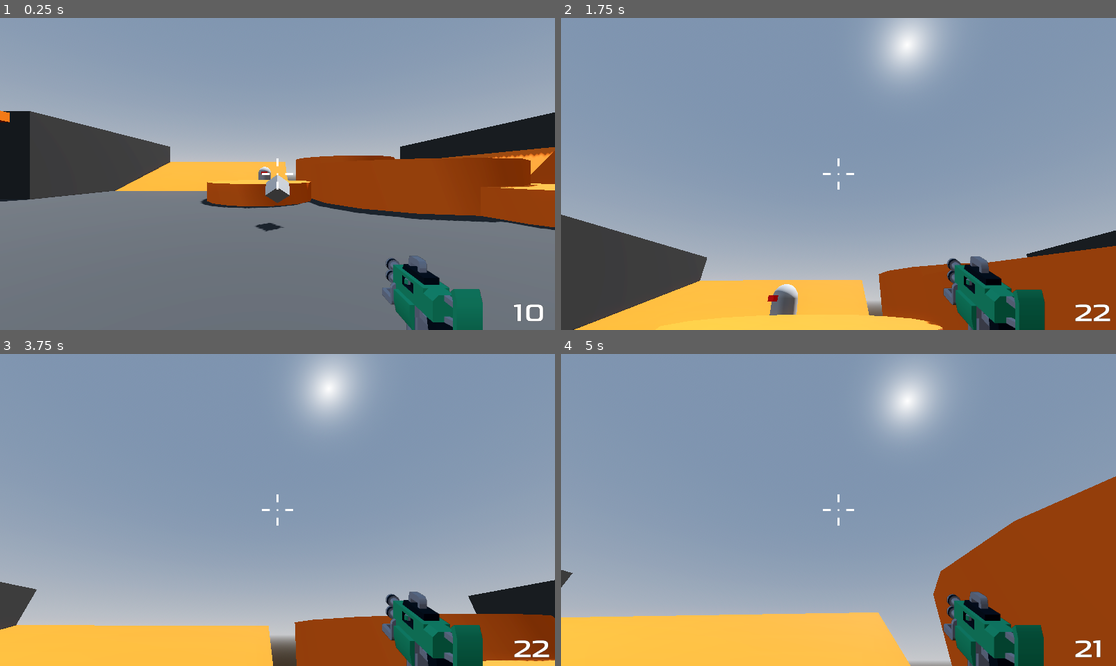
Above: before the commit, frames 1-4 (two rows, left to right).
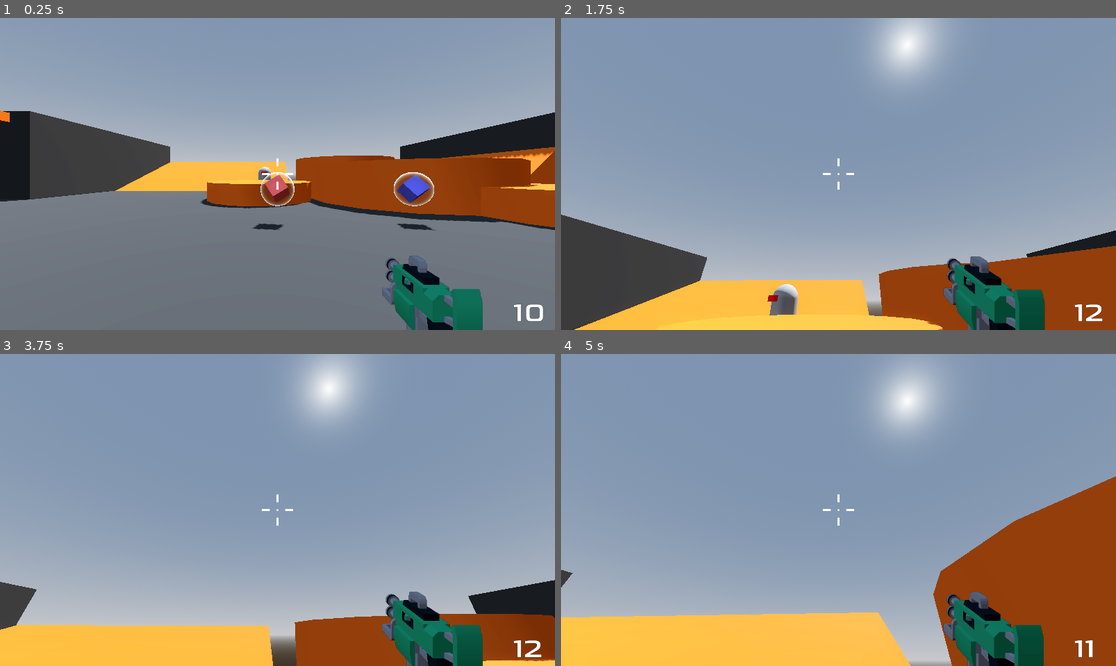
Above: after the commit, the same moments.

Repository: tnargy/RoboRampage
Game: Godot game, scene res://Levels/Sandbox.tscn
Same seed, same stepped clock (60 frames per second), same inputs: the game is played once before the commit and once after it.
Inputs (mouse positions are in pixels of both pictures, inside the frame that each line leads up to):
- Up to frame 1 (0.25 s): no input
- Up to frame 2 (1.75 s): move the mouse to (866, 174) at 0.52 s; press the mouse at (866, 174) at 0.53 s; hold W (move_forward) from 0.53 s (still down); tap Space (jump) at 0.77, 1.52 s; move the mouse to (810, 174) at 1.27 s; release the mouse at (810, 174) at 1.28 s; tap 1 (weapon_1) at 1.35 s
- Up to frame 3 (3.75 s): keep holding W (move_forward); move the mouse to (288, 503) at 2.02 s; hold 2 (weapon_2) 2.03-2.78 s; move the mouse to (271, 516) at 2.77 s; tap Mouse wheel up (weapon_cycle_next) at 2.85 s; tap Space (jump) at 3.02 s; move the mouse to (316, 513) at 3.52 s; hold Mouse wheel down (weapon_cycle_prev) from 3.53 s (still down)
- Up to frame 4 (5 s): keep holding W (move_forward); tap Space (jump) at 3.77, 4.52 s; move the mouse to (794, 506) at 4.27 s; release Mouse wheel down (weapon_cycle_prev) at 4.28 s; click (794, 506) at 4.35 s

The runs differ from the first frame. In frame 1, 1.1% of the frame differs, in the area x 45-79%, y 49-69%; in frame 2, 0.2%; in frame 3, 0.2%; in frame 4, 0.2%.

Commit message:
Added Bullet Pickup and SM with animations

Diff:
--- a/Levels/Sandbox.tscn
+++ b/Levels/Sandbox.tscn
@@ -1,10 +1,11 @@
-[gd_scene load_steps=10 format=3 uid="uid://bcd4ynv2tdjj"]
+[gd_scene load_steps=11 format=3 uid="uid://bcd4ynv2tdjj"]
 
 [ext_resource type="PackedScene" uid="uid://bsu3gmgu7rb31" path="res://Player/Player.tscn" id="1_pqrdl"]
 [ext_resource type="Material" uid="uid://dm0ky850fgmjp" path="res://Levels/Materials/GreyMaterial.tres" id="1_q2e3v"]
 [ext_resource type="Material" uid="uid://de1dwh0v3luis" path="res://Levels/Materials/OrangeMaterial.tres" id="2_ecytd"]
 [ext_resource type="PackedScene" uid="uid://dewby70ge3jc5" path="res://Enemy/Enemy.tscn" id="4_nwgsj"]
-[ext_resource type="PackedScene" uid="uid://dv0tl5c1dx1x3" path="res://Pickups/Pickup.tscn" id="5_kld8x"]
+[ext_resource type="PackedScene" uid="uid://bq01ff145eamg" path="res://Pickups/Bullet.tscn" id="5_kng65"]
+[ext_resource type="PackedScene" uid="uid://cbobkeh2l2thf" path="res://Pickups/SmBullet.tscn" id="6_m5lms"]
 
 [sub_resource type="ProceduralSkyMaterial" id="ProceduralSkyMaterial_dlxqa"]
 sky_horizon_color = Color(0.64625, 0.65575, 0.67075, 1)
@@ -287,5 +288,10 @@
 [node name="Enemy" parent="." instance=ExtResource("4_nwgsj")]
 transform = Transform3D(1, 0, 0, 0, 1, 0, 0, 0, 1, -1, 1, -16)
 
-[node name="Pickup" parent="." instance=ExtResource("5_kld8x")]
+[node name="Pickups" type="Node3D" parent="."]
+
+[node name="Bullet" parent="Pickups" instance=ExtResource("5_kng65")]
 transform = Transform3D(1, 0, 0, 0, 1, 0, 0, 0, 1, 0, 1, -6)
+
+[node name="SmBullet" parent="Pickups" instance=ExtResource("6_m5lms")]
+transform = Transform3D(1, 0, 0, 0, 1, 0, 0, 0, 1, 4, 1, -6)
--- /dev/null
+++ b/Pickups/Aura.tres
@@ -0,0 +1,30 @@
+[gd_resource type="VisualShader" load_steps=2 format=3 uid="uid://41l16mfc2eqy"]
+
+[sub_resource type="VisualShaderNodeFresnel" id="VisualShaderNodeFresnel_j0uvm"]
+default_input_values = [2, false, 3, 1.5]
+
+[resource]
+code = "shader_type spatial;
+render_mode blend_mix, depth_draw_opaque, cull_back, diffuse_lambert, specular_schlick_ggx;
+
+
+
+
+void fragment() {
+// Fresnel:2
+	float n_in2p3 = 1.50000;
+	float n_out2p0 = pow(1.0 - clamp(dot(NORMAL, VIEW), 0.0, 1.0), n_in2p3);
+
+
+// Output:0
+	ALBEDO = vec3(n_out2p0);
+	ALPHA = n_out2p0;
+	EMISSION = vec3(n_out2p0);
+
+
+}
+"
+graph_offset = Vector2(-766.061, 100.037)
+nodes/fragment/2/node = SubResource("VisualShaderNodeFresnel_j0uvm")
+nodes/fragment/2/position = Vector2(-20, 180)
+nodes/fragment/connections = PackedInt32Array(2, 0, 0, 0, 2, 0, 0, 1, 2, 0, 0, 5)
--- /dev/null
+++ b/Pickups/Bullet.tscn
@@ -0,0 +1,13 @@
+[gd_scene load_steps=3 format=3 uid="uid://bq01ff145eamg"]
+
+[ext_resource type="PackedScene" uid="uid://dv0tl5c1dx1x3" path="res://Pickups/Pickup.tscn" id="1_hqfcw"]
+
+[sub_resource type="StandardMaterial3D" id="StandardMaterial3D_o2u5s"]
+albedo_color = Color(1, 0.411765, 0.407843, 1)
+
+[node name="Bullet" instance=ExtResource("1_hqfcw")]
+amount = 10
+
+[node name="AmmoMesh" parent="." index="0"]
+transform = Transform3D(0.707107, -0.707107, 0, 0.5, 0.5, -0.707107, 0.5, 0.5, 0.707107, 0, 0, 0)
+material_override = SubResource("StandardMaterial3D_o2u5s")
--- a/Pickups/Pickup.tscn
+++ b/Pickups/Pickup.tscn
@@ -1,12 +1,56 @@
-[gd_scene load_steps=4 format=3 uid="uid://dv0tl5c1dx1x3"]
+[gd_scene load_steps=10 format=3 uid="uid://dv0tl5c1dx1x3"]
 
 [ext_resource type="Script" uid="uid://76jeudyl4u80" path="res://Pickups/pickup.gd" id="1_v6qaj"]
+[ext_resource type="Shader" uid="uid://41l16mfc2eqy" path="res://Pickups/Aura.tres" id="2_ki6cw"]
 
 [sub_resource type="BoxMesh" id="BoxMesh_i6sg1"]
 size = Vector3(0.5, 0.5, 0.5)
 
 [sub_resource type="SphereShape3D" id="SphereShape3D_i6sg1"]
 radius = 1.0
+
+[sub_resource type="Animation" id="Animation_ki6cw"]
+length = 0.001
+tracks/0/type = "value"
+tracks/0/imported = false
+tracks/0/enabled = true
+tracks/0/path = NodePath("AmmoMesh:rotation")
+tracks/0/interp = 1
+tracks/0/loop_wrap = true
+tracks/0/keys = {
+"times": PackedFloat32Array(0),
+"transitions": PackedFloat32Array(1),
+"update": 0,
+"values": [Vector3(0.785398, 0, 0.785398)]
+}
+
+[sub_resource type="Animation" id="Animation_v6qaj"]
+resource_name = "idle"
+loop_mode = 1
+tracks/0/type = "value"
+tracks/0/imported = false
+tracks/0/enabled = true
+tracks/0/path = NodePath("AmmoMesh:rotation")
+tracks/0/interp = 1
+tracks/0/loop_wrap = true
+tracks/0/keys = {
+"times": PackedFloat32Array(0, 1),
+"transitions": PackedFloat32Array(-2, -2),
+"update": 0,
+"values": [Vector3(0.785398, 0, 0.785398), Vector3(0.785398, 6.28319, 0.785398)]
+}
+
+[sub_resource type="AnimationLibrary" id="AnimationLibrary_py0ns"]
+_data = {
+&"RESET": SubResource("Animation_ki6cw"),
+&"idle": SubResource("Animation_v6qaj")
+}
+
+[sub_resource type="ShaderMaterial" id="ShaderMaterial_py0ns"]
+render_priority = 0
+shader = ExtResource("2_ki6cw")
+
+[sub_resource type="SphereMesh" id="SphereMesh_v6qaj"]
 
 [node name="Pickup" type="Area3D"]
 script = ExtResource("1_v6qaj")
@@ -18,4 +62,14 @@
 [node name="CollisionShape3D" type="CollisionShape3D" parent="."]
 shape = SubResource("SphereShape3D_i6sg1")
 
+[node name="AnimationPlayer" type="AnimationPlayer" parent="."]
+libraries = {
+&"": SubResource("AnimationLibrary_py0ns")
+}
+autoplay = "idle"
+
+[node name="Aura" type="MeshInstance3D" parent="."]
+material_override = SubResource("ShaderMaterial_py0ns")
+mesh = SubResource("SphereMesh_v6qaj")
+
 [connection signal="body_entered" from="." to="." method="_on_body_entered"]
--- /dev/null
+++ b/Pickups/SmBullet.tscn
@@ -0,0 +1,12 @@
+[gd_scene load_steps=3 format=3 uid="uid://cbobkeh2l2thf"]
+
+[ext_resource type="PackedScene" uid="uid://dv0tl5c1dx1x3" path="res://Pickups/Pickup.tscn" id="1_mix67"]
+
+[sub_resource type="StandardMaterial3D" id="StandardMaterial3D_o2u5s"]
+albedo_color = Color(0.411765, 0.407843, 1, 1)
+
+[node name="SmBullet" instance=ExtResource("1_mix67")]
+ammo_type = 1
+
+[node name="AmmoMesh" parent="." index="0"]
+material_override = SubResource("StandardMaterial3D_o2u5s")
--- a/Player/Player.tscn
+++ b/Player/Player.tscn
@@ -147,6 +147,7 @@
 offset_top = -72.0
 grow_horizontal = 0
 grow_vertical = 0
+mouse_filter = 1
 text = "99"
 label_settings = SubResource("LabelSettings_v0k0e")
 
